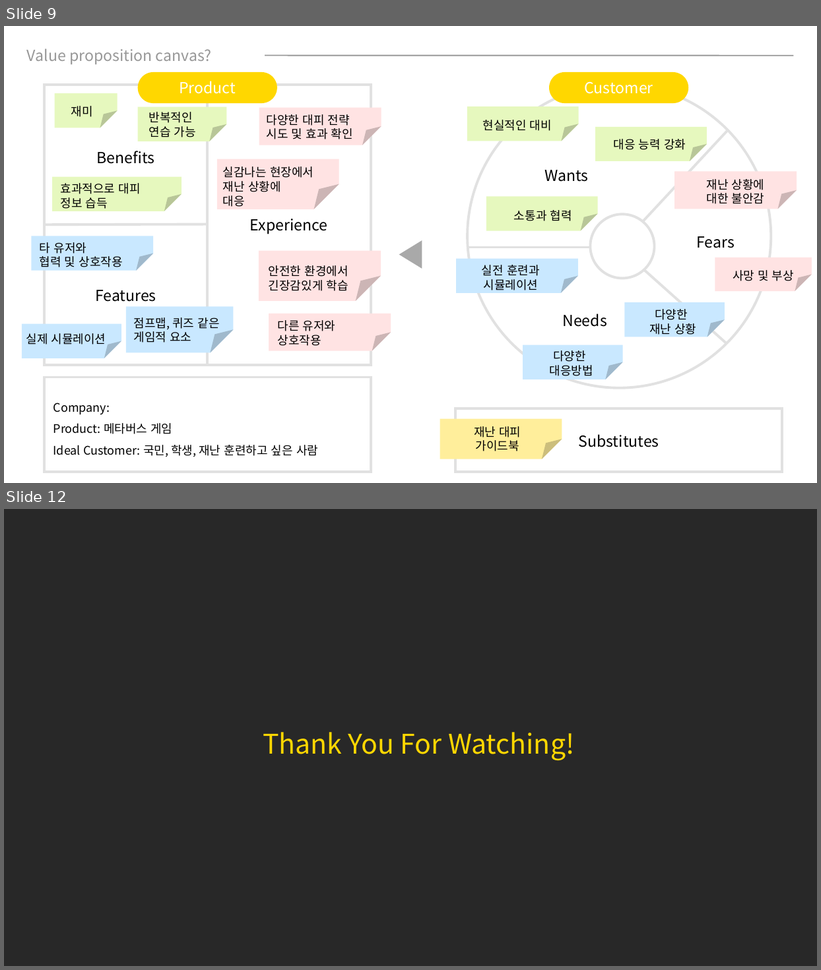
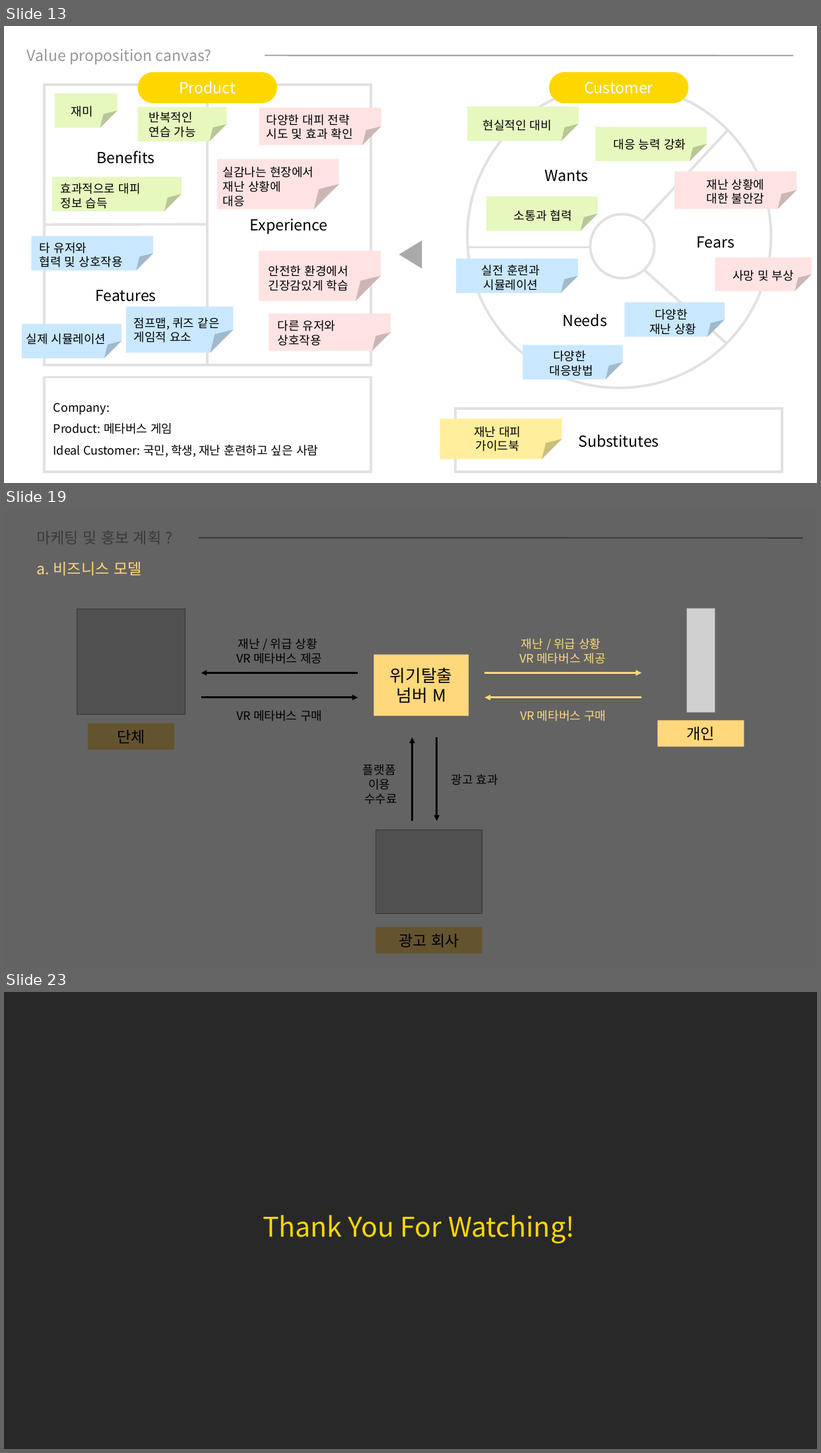
Before and after one commit to Khackathon/k-hackathon, a slide deck: 은아/K-해커톤 ppt.pptx. Shown one above the other, each under a label of ours: slides 9 and 12 before the commit, slides 13, 19 and 23 after it; the slides between them are not shown. The pictures are 821x970 and 821x1453 pixels, drawn with LibreOffice and Linux fonts; fonts in the diff are those of the drawing; grey boxes stand for pictures. Boxes give left, top, right and bottom in pixels: in the first picture for what was removed or moved away, otherwise in the second. Text is boxed around its words. In the diff, an @@ line names an element or a change of style, - is before the commit and + after.

```diff
--- a/은아/K-해커톤 ppt.pptx
+++ b/은아/K-해커톤 ppt.pptx
@@ slide 19 added at <box>4,509,817,966</box>, background #FFFFFF @@
@@ rectangle added at <box>4,509,817,966</box>, fill #000000 at 61% opacity @@
@@ text added at <box>36,531,162,544</box>, 18 pt, text #979797 @@
+마케팅 및 홍보 계획 ?
@@ line added from (199, 537) to (803, 537), #979797 1.5 pt @@
@@ text added at <box>37,562,142,576</box>, 18 pt, text #FFD87B @@
+a. 비즈니스 모델
@@ picture added at <box>687,609,715,713</box> @@
@@ text added at <box>520,638,606,664</box>, 14 pt, text #FFD87B @@
+재난 / 위급 상황
+VR 메타버스 제공
@@ rectangle added at <box>374,655,469,716</box>, fill #FFD87B, 20 pt, text #000000 @@
+위기탈출
+넘버 M
@@ arrow added from (484, 673) to (642, 673), #FFD87B 2.25 pt @@
@@ arrow added from (642, 698) to (484, 698), #FFD87B 2.25 pt @@
@@ text added at <box>520,710,606,722</box>, 14 pt, text #FFD87B @@
+VR 메타버스 구매
@@ rectangle added at <box>658,721,745,747</box>, fill #FFD87B @@
@@ text added at <box>687,727,715,741</box>, 18 pt, text #000000 @@
+개인
@@ group added at <box>77,609,498,954</box>: 6 texts, 4 arrows, 2 rectangles, 2 pictures @@
+광고 회사
+단체
+재난 / 위급 상황
+VR 메타버스 제공
+VR 메타버스 구매
+광고 효과
+플랫폼
+이용
+수수료
@@ what was slide 9 is now slide 13 @@
@@ what was slide 12 is now slide 23 @@
```
Also in this commit, not shown: 8 slides changed, 10 other slides added, 2 other files.
